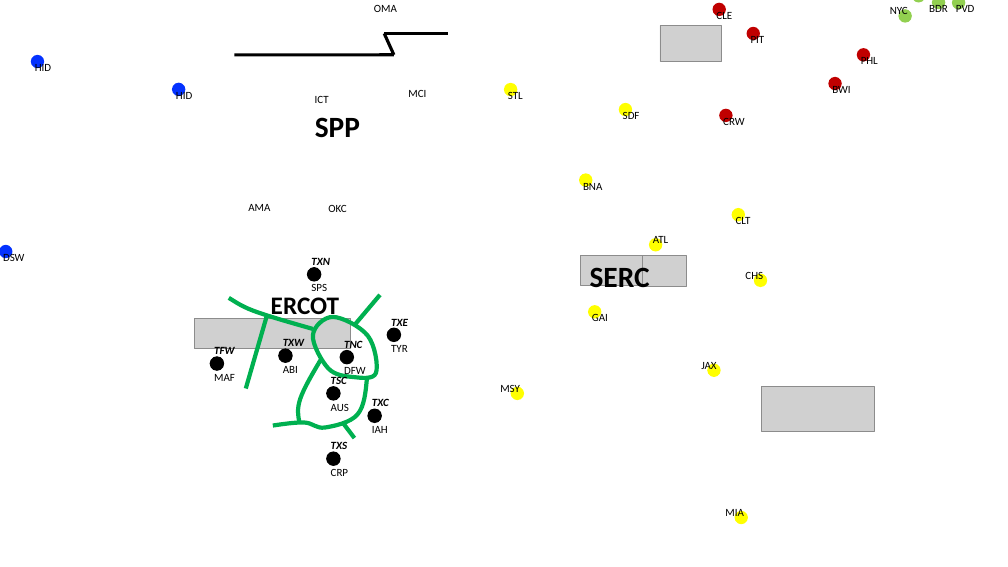
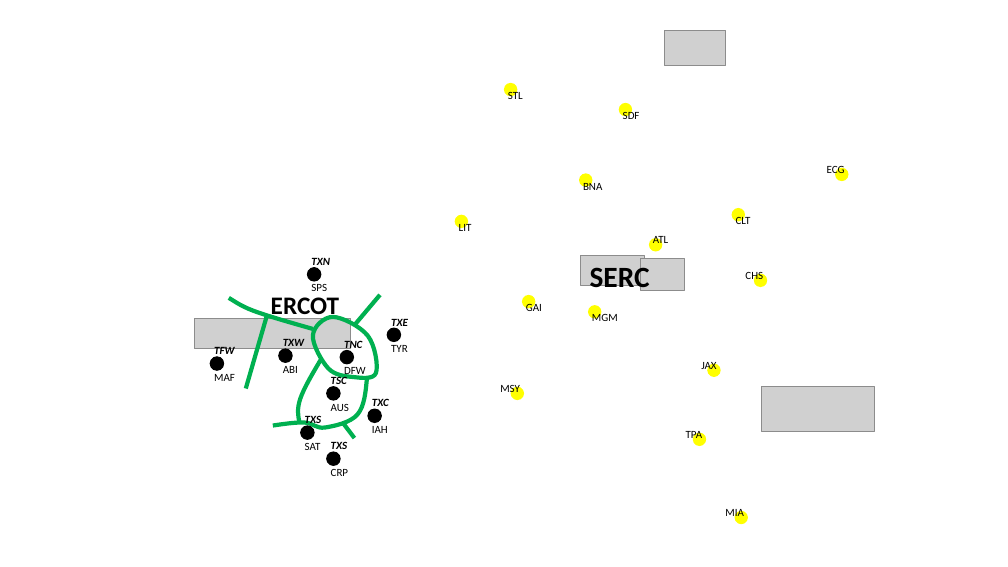
Before and after one commit to slacgismo/loadinsight, a slide deck: slide 4 of nercmap/citymap.pptx. Drawn at 1008x567 pixels with LibreOffice and Linux fonts; fonts in the diff are those of the drawing; grey boxes stand for pictures; background and template pictures are left out. Boxes give left, top, right and bottom in pixels: in the first picture for what was removed or moved away, otherwise in the second. Text is boxed around its words. In the diff, an @@ line names an element or a change of style, - is before the commit and + after.

```diff
--- a/nercmap/citymap.pptx
+++ b/nercmap/citymap.pptx
@@ ellipse removed at (370,0,383,10) @@
-OMA
@@ ellipse removed at (712,3,726,17) @@
-CLE
@@ ellipse removed at (747,26,761,40) @@
-PIT
@@ ellipse removed at (898,9,912,23) @@
-NYC
@@ ellipse removed at (912,0,926,3) @@
-BDL
@@ ellipse removed at (932,0,946,9) @@
-BDR
@@ ellipse removed at (952,0,966,10) @@
-PVD
@@ ellipse removed at (31,55,45,69) @@
-HID
@@ line removed from (394, 55) to (234, 55) @@
@@ line removed from (448, 33) to (384, 33) @@
@@ line removed from (394, 55) to (384, 33) @@
@@ picture: place and size @@
-picture at (660,26,722,61)
+picture at (665,30,727,66)
@@ ellipse removed at (857,48,870,62) @@
-PHL
@@ ellipse removed at (172,82,185,96) @@
-HID
@@ ellipse removed at (311,87,324,101) @@
-ICT
@@ ellipse removed at (405,81,418,95) @@
-MCI
@@ ellipse removed at (829,77,842,91) @@
-BWI
@@ text removed at (315,117,360,138) @@
-SPP
@@ ellipse removed at (719,109,733,123) @@
-CRW
@@ ellipse added at (836,168,849,181), fill #FFFF00, 10.5 pt, text #000000 @@
+ECG
@@ ellipse removed at (244,195,258,209) @@
-AMA
@@ ellipse removed at (324,197,338,210) @@
-OKC
@@ ellipse added at (454,215,468,228), fill #FFFF00, 10.5 pt, text #000000 @@
+LIT
@@ ellipse removed at (0,245,13,259) @@
-DSW
@@ ellipse "GAI": place and size @@
-ellipse "GAI" at (588,306,602,319)
+ellipse "GAI" at (522,295,535,309)
@@ ellipse added at (588,306,602,319), fill #FFFF00, 10.5 pt, text #000000 @@
+MGM
@@ ellipse added at (301,426,315,439), fill #000000, outline #000000 1 pt, 10.5 pt, text #000000, bold, italic @@
+TXS
+SAT
@@ ellipse added at (693,433,706,446), fill #FFFF00, 10.5 pt, text #000000 @@
+TPA
```
Also in this commit, not shown: 4 other slides changed.
